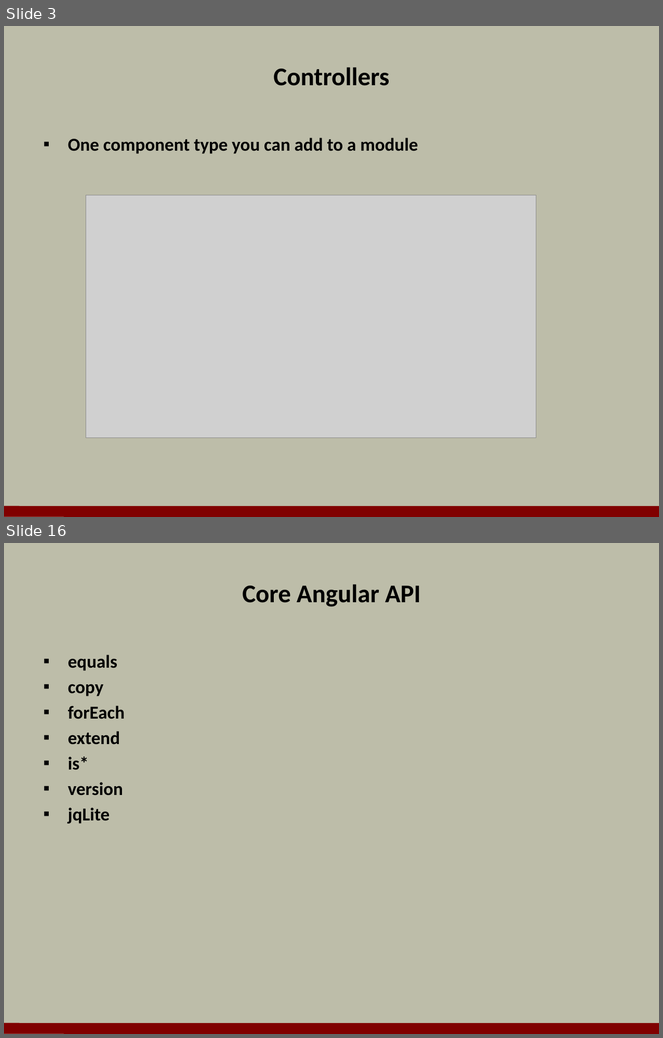
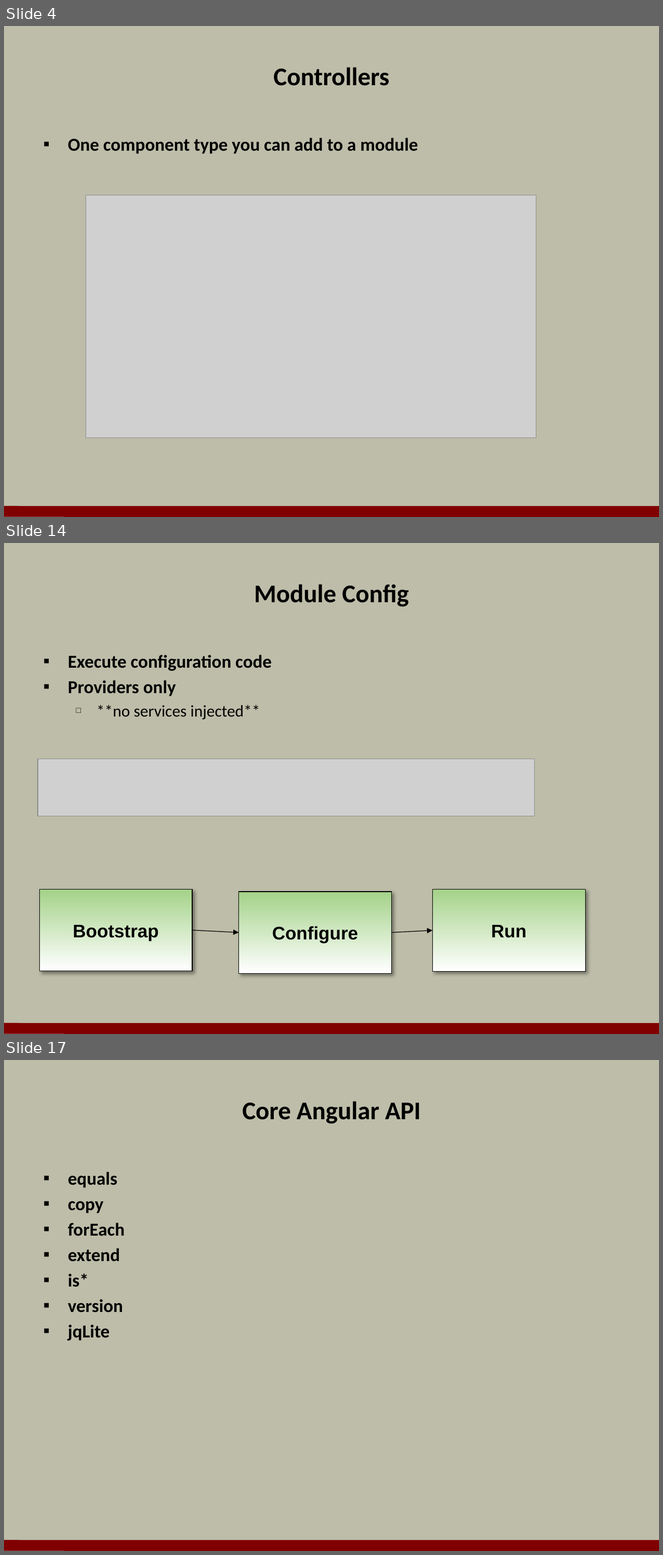
Before and after one commit to OdeToCode/classes, a slide deck: angularjs/slides/02_Modules.pptx. Shown one above the other, each under a label of ours: slides 3 and 16 before the commit, slides 4, 14 and 17 after it; the slides between them are not shown. The pictures are 663x1038 and 663x1555 pixels, drawn with LibreOffice and Linux fonts; fonts in the diff are those of the drawing; grey boxes stand for pictures; background and template pictures are left out. Boxes give left, top, right and bottom in pixels: in the first picture for what was removed or moved away, otherwise in the second. Text is boxed around its words. In the diff, an @@ line names an element or a change of style, - is before the commit and + after.

```diff
--- a/angularjs/slides/02_Modules.pptx
+++ b/angularjs/slides/02_Modules.pptx
@@ slide 14 added at <box>4,543,659,1034</box>, background #BDBDA9; not listed: 1 template element that a slide beside it also shows @@
@@ title added at <box>254,584,409,607</box>, 28 pt, text #000000, bold @@
+Module Config
@@ text added at <box>68,655,272,720</box>, 20 pt, text #000000, bold @@
+▪ Execute configuration code
+▪ Providers only
+  □ **no services injected**
@@ picture added at <box>38,759,535,817</box> @@
@@ rectangle added at <box>39,890,192,971</box>, fill gradient #A4D289 to #FFFFFF, outline #000000 0.75 pt, 20 pt, text #000000, bold @@
+Bootstrap
@@ rectangle added at <box>239,891,391,974</box>, fill gradient #A4D289 to #FFFFFF, outline #000000 0.75 pt, 20 pt, text #000000, bold @@
+Configure
@@ rectangle added at <box>432,890,585,971</box>, fill gradient #A4D289 to #FFFFFF, outline #000000 0.75 pt, 20 pt, text #000000, bold @@
+Run
@@ arrow added from (192, 930) to (239, 933), #000000 0.75 pt @@
@@ arrow added from (392, 933) to (432, 931), #000000 0.75 pt @@
@@ what was slide 3 is now slide 4 @@
@@ what was slide 16 is now slide 17 @@
```
Also in this commit, not shown: 4 slides changed, 9 other slides added, 9 slides removed, 9 other files.
